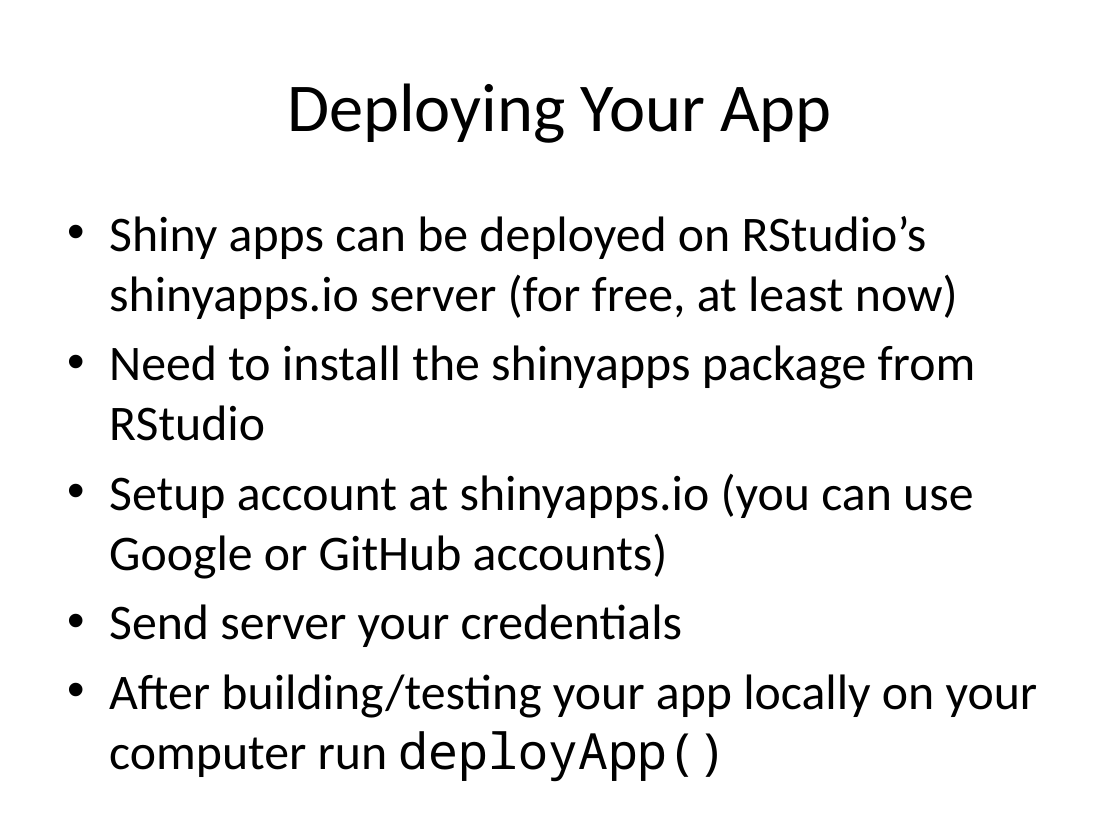
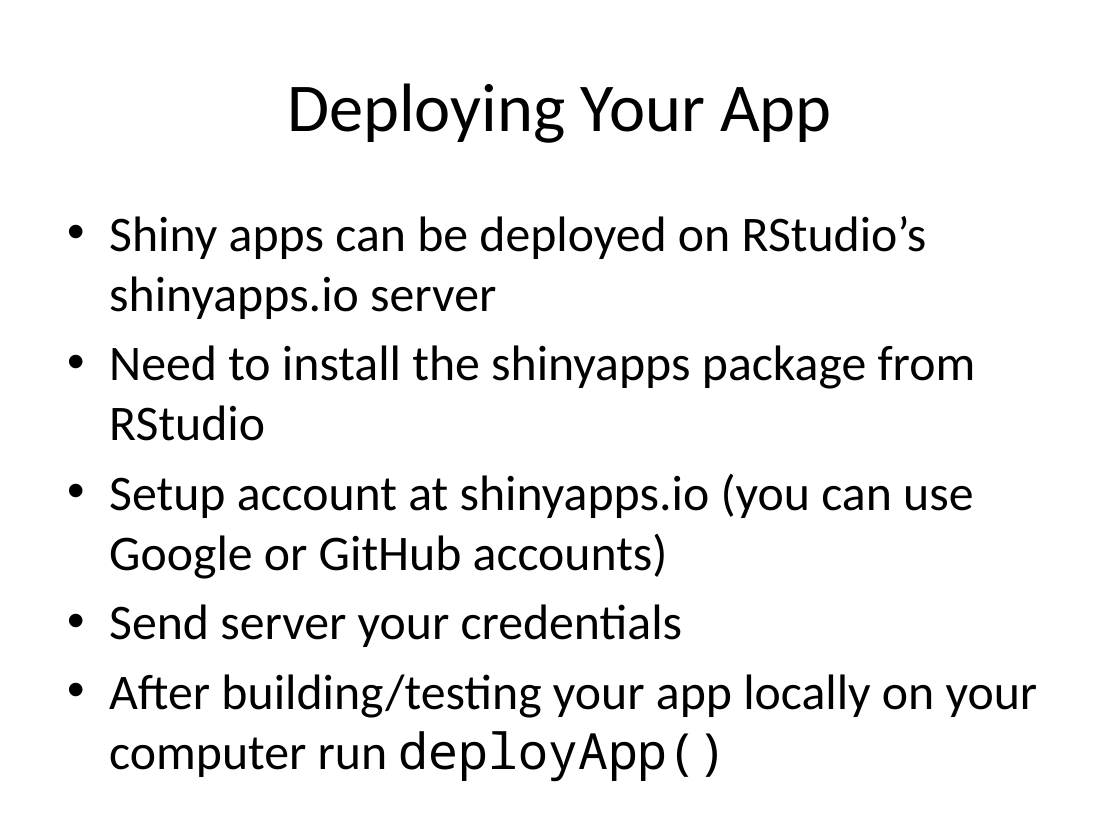
Before and after one commit to Max201510/Biostat776, a slide deck: slide 22 of notes/shiny.pptx (slide 27 before the commit). Drawn at 1120x840 pixels with LibreOffice and Linux fonts; fonts in the diff are those of the drawing. Boxes give left, top, right and bottom in pixels: in the first picture for what was removed or moved away, otherwise in the second. Text is boxed around its words. In the diff, an @@ line names an element or a change of style, - is before the commit and + after.

Commit message:
Shiny lecture

```diff
--- a/notes/shiny.pptx
+++ b/notes/shiny.pptx
@@ text at (x1=109, y1=216, x2=927, y2=319): text changed @@
-• Shiny apps can be deployed on RStudio’s shinyapps.io server (for free, at least now)
+• Shiny apps can be deployed on RStudio’s shinyapps.io server
```
Also in this commit, not shown: 1 other slide changed, 5 slides removed, 2 other files.
